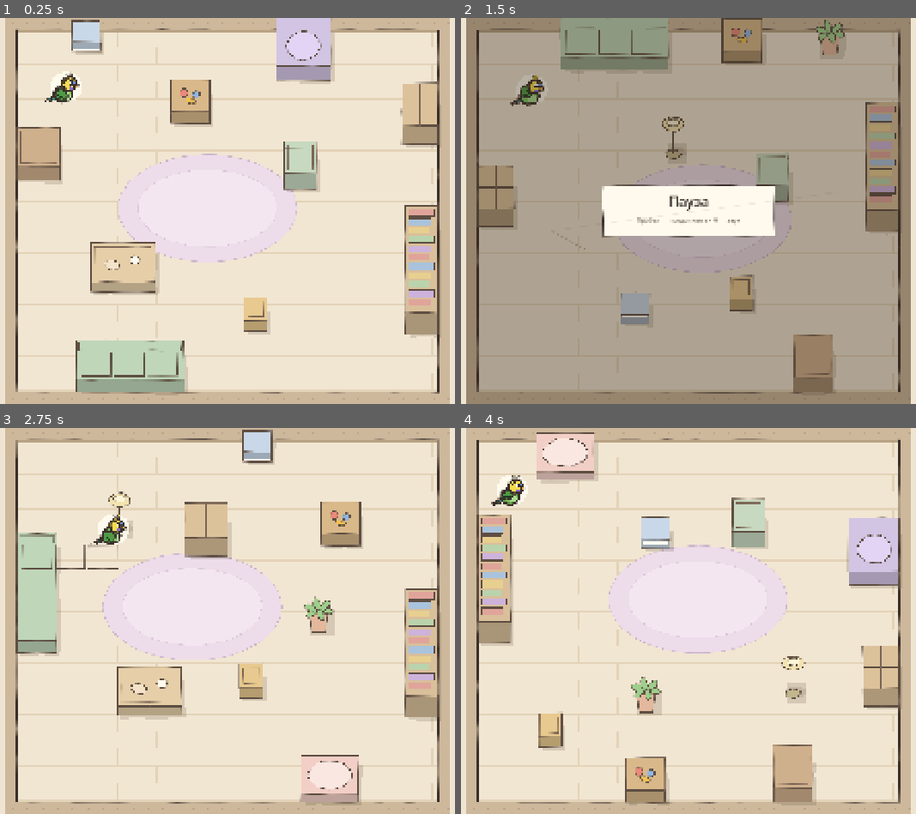
Above: before the commit, frames 1-4 (two rows, left to right).
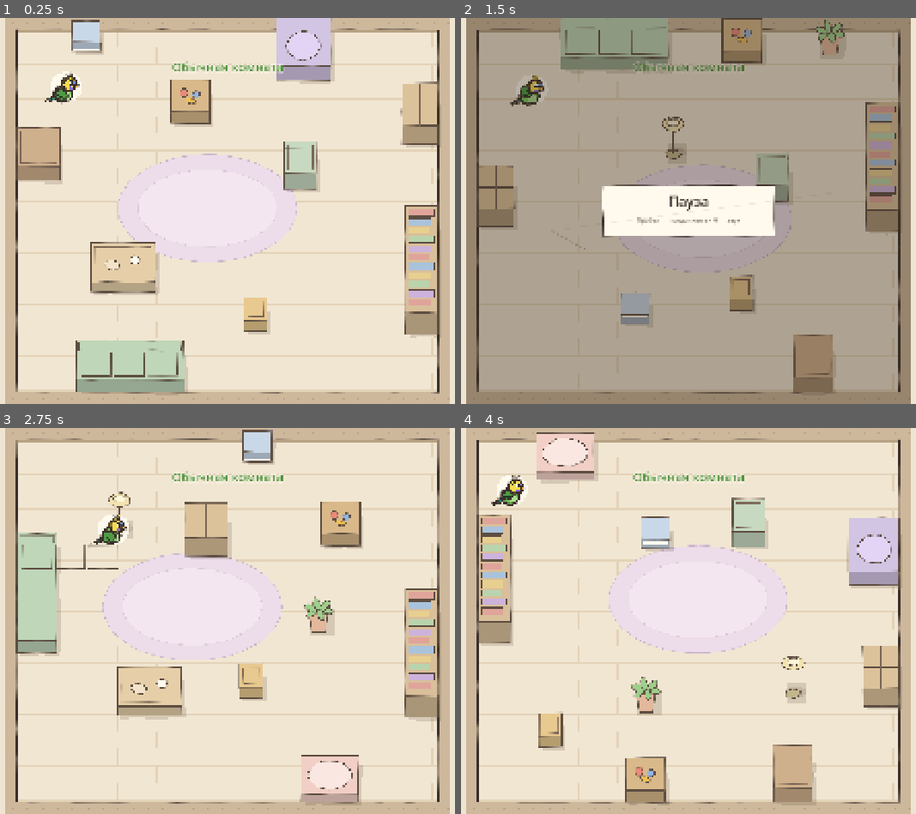
Above: after the commit, the same moments.

Repository: wtoday92-commits/popugay-naoborot
Game: Godot game, scene res://main.tscn
Two runs of this game, one before a commit and one after it. Both use one fixed random seed, a clock stepped at 60 frames per second and the inputs below.
Inputs (mouse positions are in pixels of both pictures, inside the frame that each line leads up to):
- Up to frame 1 (0.25 s): no input
- Up to frame 2 (1.5 s): tap Enter at 0.5, 0.8 s; move the mouse to (838, 191) at 0.52 s; hold W 0.53-1.25 s; tap R at 0.6 s; click (838, 191) at 0.67 s; tap Space at 0.77, 1.07 s; drag from (552, 230) to (652, 288) at 1.27 s
- Up to frame 3 (2.75 s): move the mouse to (295, 536) at 2.02 s; hold W from 2.03 s (still down); tap R at 2.1 s; tap Enter at 2.3 s
- Up to frame 4 (4 s): release W at 2.75 s; drag from (652, 698) to (483, 563) at 2.77 s; move the mouse to (893, 678) at 3.52 s; tap Q at 3.6 s; tap Space at 3.77 s; tap Enter at 3.8 s

The runs differ from the first frame. In frame 1, 0.3% of the frame differs, in the area x 37-63%, y 11-15%; in frame 2, 0.3%; in frame 3, 0.3%; in frame 4, 0.3%.

Commit message:
README по новым системам, баннер сложности, яйцо в прогонах
Co-Authored-By: Claude Opus 5.5 (1M context) <noreply@anthropic.com>

Diff:
--- a/scripts/main.gd
+++ b/scripts/main.gd
@@ -496,6 +496,8 @@
 		hero.pos = Vector2(FIELD.position.x - 80, 120)
 	Engine.time_scale = game_speed
 	add_thought("Цель: сломать пылесос, иначе отсюда не выбраться.")
+	if not sim:
+		banner("%s комната" % String(Diff.level(diff)["name"]), Diff.level(diff)["color"], 34, 2.6)
 	var reason := String(Diff.data(meta).get("reason", ""))
 	if reason != "":
 		add_thought(reason)
@@ -2661,8 +2663,6 @@
 	menu = {}
 	aim = {}
 	hero.consume_level()
-	if not sim:
-		add_text(hero.pos + Vector2(0, -96), "орда крепнет: +%d%%" % int(round(HORDE_HP_LEVEL * 100.0 * float(hero.level - 1))), Color("3f6fb5"), 16)
 	var cards := _make_cards()
 	if cards.is_empty():
 		hero.hp = minf(hero.max_hp(), hero.hp + 20.0)
@@ -3383,6 +3383,12 @@
 	if sim:
 		# в прогоне прогрессии игрок получает перья сразу и покупает самое дешёвое доступное
 		save["feathers"] = int(save.get("feathers", 0)) + feathers
+		if over == "hero_dead":
+			# яйцо в прогоне открывается само
+			var ra := Rewards.roll_player(save)
+			var rb := Rewards.roll_parrot(meta)
+			Rewards.apply_player(save, ra)
+			Rewards.apply_parrot(meta, rb)
 		var again := true
 		while again:
 			again = false
Not shown, changed: README.md
Not shown, changed: tools/progression.py
